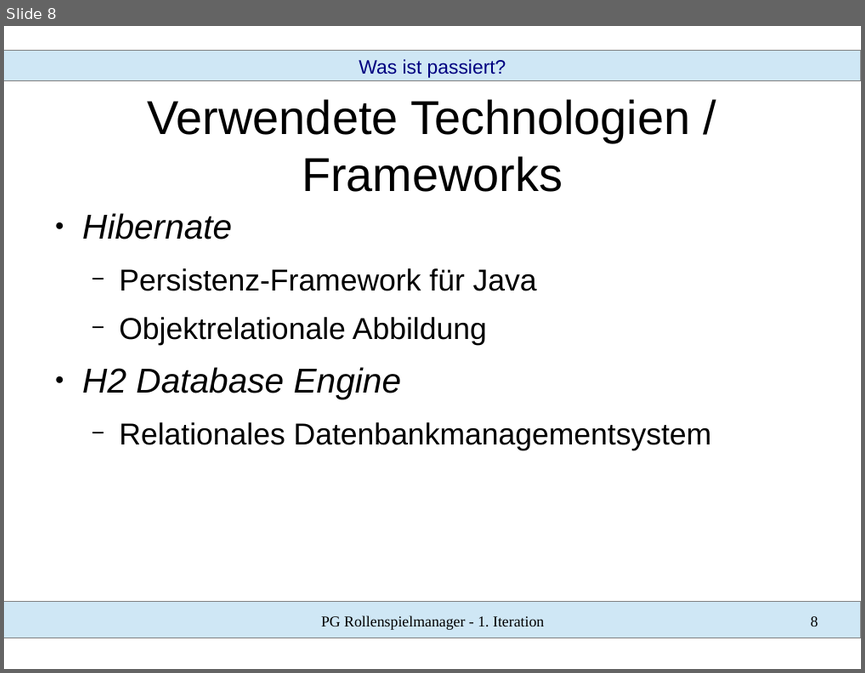
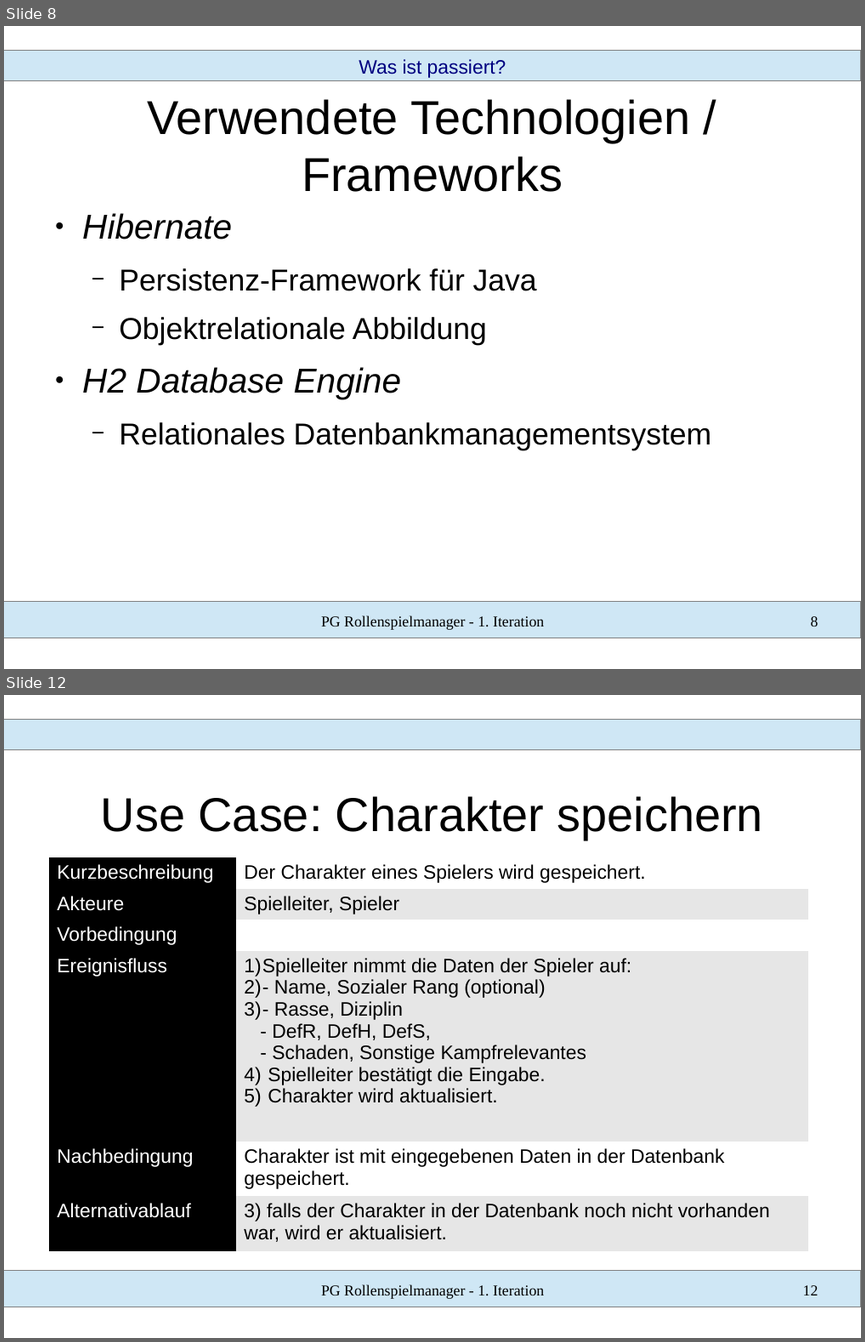
Before and after one commit to SWT-Projektgruppe-2015/Rollenspielmanager, a slide deck: Dokumente/01 Iteration/vortrag.odp. Shown one above the other, each under a label of ours: slide 8 before the commit, slides 8 and 12 after it; the slides between them are not shown. The pictures are 865x673 and 865x1342 pixels, drawn with LibreOffice and Linux fonts; fonts in the diff are those of the drawing. Boxes give left, top, right and bottom in pixels: in the first picture for what was removed or moved away, otherwise in the second. Text is boxed around its words. In the diff, an @@ line names an element or a change of style, - is before the commit and + after.

Commit message:
Prototyp für Vortrag; es fehlen noch Informationen

```diff
--- a/Dokumente/01 Iteration/vortrag.odp
+++ b/Dokumente/01 Iteration/vortrag.odp
@@ slide 12 added at (x1=4, y1=695, x2=861, y2=1338), background #FFFFFF; not listed: 2 template elements that a slide beside it also shows @@
@@ title added at (x1=101, y1=796, x2=763, y2=839), 44 pt, text #000000 @@
+Use Case: Charakter speichern
@@ table added at (x1=50, y1=857, x2=810, y2=1245), 6 rows, 2 columns @@
+Kurzbeschreibung | Der Charakter eines Spielers wird gespeichert.
+Akteure | Spielleiter, Spieler
+Vorbedingung | 
+Ereignisfluss | Spielleiter nimmt die Daten der Spieler auf: / - Name, Sozialer Rang (optional) / - Rasse, Diziplin / - DefR, DefH, DefS, / - Schaden, Sonstige Kampfrelevantes / Spielleiter bestätigt die Eingabe. / Charakter wird aktualisiert.
+Nachbedingung | Charakter ist mit eingegebenen Daten in der Datenbank gespeichert.
+Alternativablauf | 3) falls der Charakter in der Datenbank noch nicht vorhanden war, wird er aktualisiert.
@@ text added at (x1=321, y1=1284, x2=544, y2=1299), 14 pt, text #000000 @@
+PG Rollenspielmanager - 1. Iteration
@@ page number added at (x1=803, y1=1285, x2=818, y2=1295), 14 pt, text #000000 @@
+12
```
Also in this commit, not shown: 5 slides changed, 11 other slides added, 1 slide removed, 4 other files.
